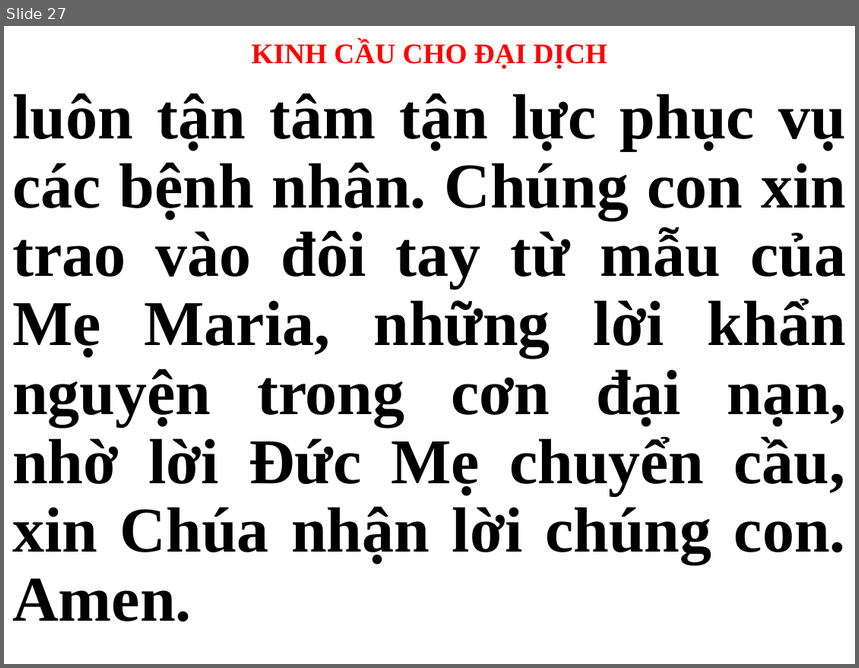
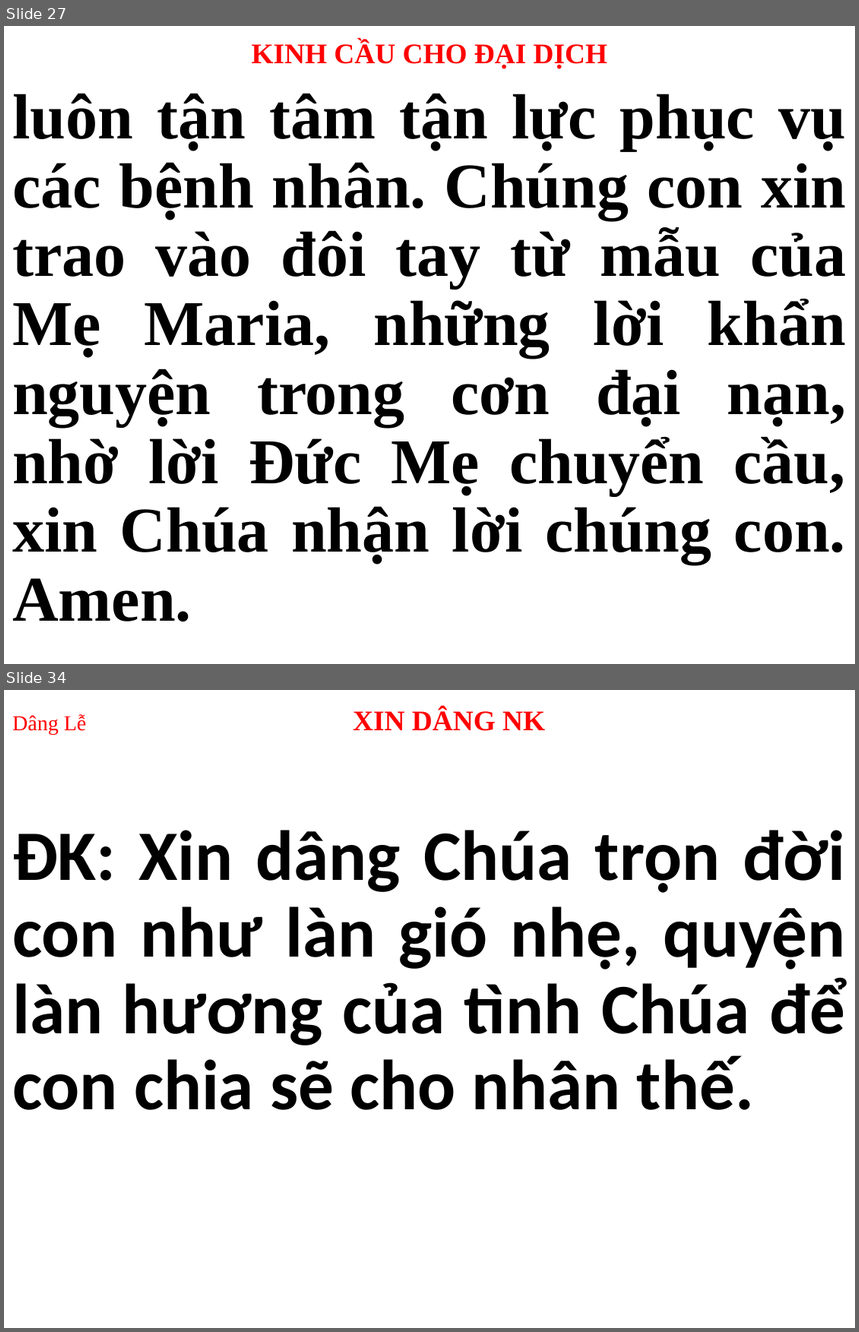
Before and after one commit to peteranh99/usb-songs, a slide deck: CN.pptx. Shown one above the other, each under a label of ours: slide 27 before the commit, slides 27 and 34 after it; the slides between them are not shown. The pictures are 859x668 and 859x1332 pixels, drawn with LibreOffice and Linux fonts; fonts in the diff are those of the drawing. Boxes give left, top, right and bottom in pixels: in the first picture for what was removed or moved away, otherwise in the second. Text is boxed around its words. In the diff, an @@ line names an element or a change of style, - is before the commit and + after.

```diff
--- a/CN.pptx
+++ b/CN.pptx
@@ slide 34 added at bbox=[4, 690, 855, 1328], background #FFFFFF @@
@@ title added at bbox=[12, 708, 545, 734], 24 pt, text #FF0000, bold @@
+Dâng Lễ XIN DÂNG NK
@@ subtitle added at bbox=[12, 830, 845, 1110], 60 pt, text #000000, bold @@
+ĐK: Xin dâng Chúa trọn đời con như làn gió nhẹ, quyện làn hương của tình Chúa để con chia sẽ cho nhân thế.
```
Also in this commit, not shown: 28 other slides changed, 52 other slides added, 39 slides removed, 2 other files.
